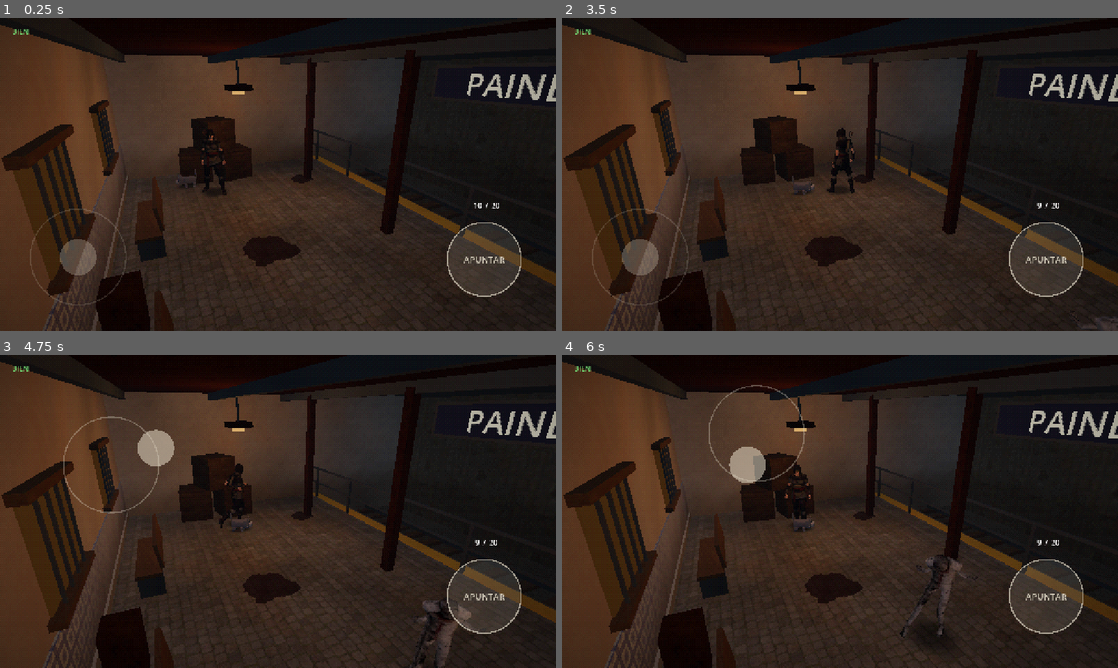
Above: before the commit, frames 1-4 (two rows, left to right).
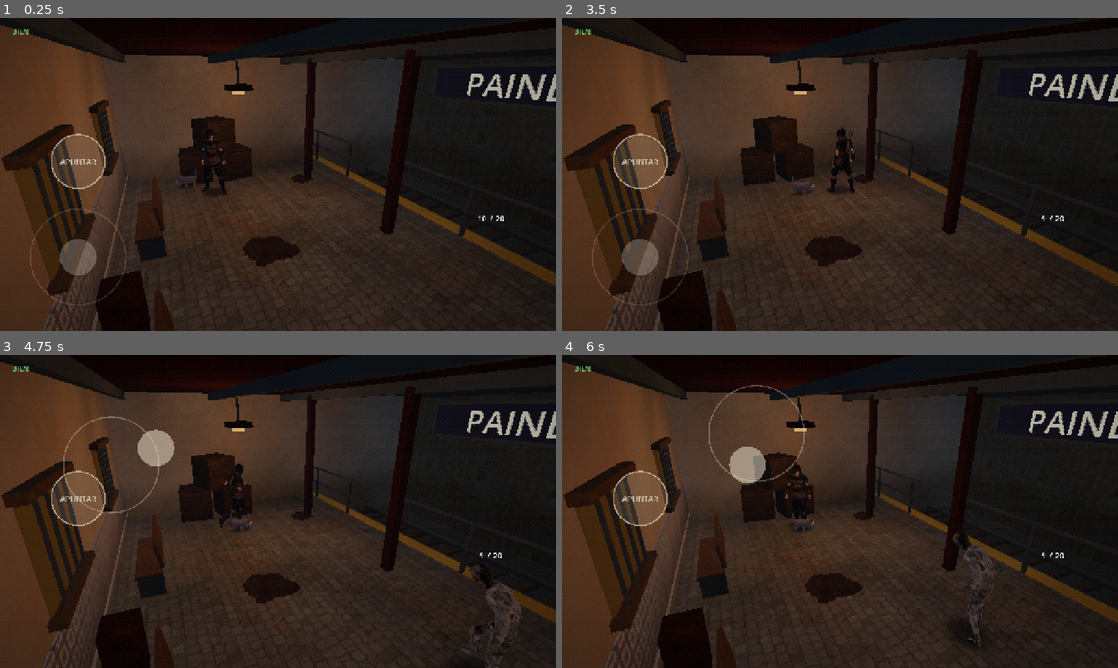
Above: after the commit, the same moments.

Repository: chrisalainibacache/Paine-quest
Game: Godot game, scene res://main.tscn
Same seed, same stepped clock (60 frames per second), same inputs: the game is played once before the commit and once after it.
Inputs (mouse positions are in pixels of both pictures, inside the frame that each line leads up to):
- Up to frame 1 (0.25 s): no input
- Up to frame 2 (3.5 s): tap Enter at 0.5 s; move the mouse to (962, 158) at 0.52 s; hold D (move_right) 0.53-1.25 s; hold K (aim) 0.53-1.25 s; click (962, 158) at 0.67 s; tap Space at 0.77 s; drag from (728, 190) to (812, 237) at 1.27 s; move the mouse to (895, 105) at 2.02 s; hold D (move_right) 2.03-2.75 s; tap Shift at 2.1 s; drag from (812, 237) to (673, 127) at 2.77 s
- Up to frame 3 (4.75 s): move the mouse to (444, 558) at 3.52 s; hold A (move_left) 3.53-4.25 s; tap J (fire) at 3.6 s; tap Space at 3.77 s; drag from (111, 464) to (194, 433) at 4.27 s
- Up to frame 4 (6 s): move the mouse to (867, 511) at 5.02 s; hold S (move_back) 5.03-5.75 s; hold K (aim) 5.03-5.75 s; click (867, 511) at 5.17 s; drag from (756, 433) to (728, 527) at 5.77 s

The runs differ from the first frame. In frame 1, 3.0% of the frame differs, in the area x 9-94%, y 36-90%; in frame 2, 3.1%; in frame 3, 3.3%; in frame 4, 4.0%, in the area x 9-94%, y 36-95%.

Commit message:
Infectado girado ya no camina de espaldas; APUNTAR sobre el stick
- El giro con que se coloca un infectado en la sala pasa a su modelo y el
  cuerpo queda sin rotar: antes el avance usaba el giro local del modelo
  como dirección global y el infectado tirado (girado 126°) avanzaba de
  espaldas. Prueba nueva que lo verifica.
- APUNTAR pasa a la izquierda, sobre el stick (pulgar izquierdo), y
  DISPARAR queda como botón pequeño abajo a la derecha (pulgar derecho).

Co-Authored-By: Claude Opus 5.5 <noreply@anthropic.com>
Claude-Session: https://claude.ai/code/session_01JEaRkRBEtcTbxdj5X3J2Qv

Diff:
--- a/actors/enemies/infected.gd
+++ b/actors/enemies/infected.gd
@@ -39,6 +39,11 @@
     health = data.health
     model = data.model_scene.instantiate() as Node3D
     model.name = "Model"
+    # El giro con que se colocó en la sala pasa al modelo: así el cuerpo queda
+    # sin rotar y "hacia adelante" del modelo coincide con el avance global
+    # (si no, un infectado girado en el editor camina de espaldas).
+    model.rotation.y = global_rotation.y
+    global_rotation = Vector3.ZERO
     add_child(model)
     Player._make_textures_crisp(model)
     _anim = AnimationPlayer.new()
--- a/tests/smoke_test.gd
+++ b/tests/smoke_test.gd
@@ -151,6 +151,22 @@
     await _frames(5)
     _check(liar.state == Infected.State.RISING, "el que se hace el muerto se levanta al acercarse")
     liar.free()
+
+    # Un infectado colocado girado en la sala camina de frente hacia Cony.
+    var turned: Infected = (load("res://actors/enemies/infected.tscn") as PackedScene).instantiate()
+    turned.rotation.y = 2.2
+    room.add_child(turned)
+    turned.global_position = player.global_position + Vector3(3.5, 0.0, 0.0)
+    await _frames(2)
+    turned._enter(Infected.State.CHASE)
+    var gap_before := turned.global_position.distance_to(player.global_position)
+    await _seconds(1.2)
+    var to_player := player.global_position - turned.global_position
+    to_player.y = 0.0
+    _check(turned.global_position.distance_to(player.global_position) < gap_before - 0.3,
+        "el infectado girado se acerca a Cony")
+    _check(turned._forward().dot(to_player.normalized()) > 0.9, "y la mira de frente (no camina de espaldas)")
+    turned.free()
 
     # Muerte de Cony y pantalla de reintentar.
     player.take_damage(1000, player.global_position + Vector3.RIGHT)
--- a/ui/hud/hud.tscn
+++ b/ui/hud/hud.tscn
@@ -27,22 +27,19 @@
 mouse_filter = 2
 
 [node name="AimButton" type="Control" parent="."]
-anchors_preset = 3
-anchor_left = 1.0
+anchors_preset = 2
 anchor_top = 1.0
-anchor_right = 1.0
 anchor_bottom = 1.0
-offset_left = -250.0
-offset_top = -250.0
-offset_right = -70.0
-offset_bottom = -70.0
-grow_horizontal = 0
+offset_left = 118.0
+offset_top = -452.0
+offset_right = 242.0
+offset_bottom = -328.0
 grow_vertical = 0
 mouse_filter = 2
 script = ExtResource("3_touch_button")
 action = &"aim"
 label = "APUNTAR"
-radius = 85.0
+radius = 62.0
 
 [node name="FireButton" type="Control" parent="."]
 anchors_preset = 3
@@ -50,17 +47,17 @@
 anchor_top = 1.0
 anchor_right = 1.0
 anchor_bottom = 1.0
-offset_left = -430.0
-offset_top = -330.0
-offset_right = -290.0
-offset_bottom = -190.0
+offset_left = -208.0
+offset_top = -208.0
+offset_right = -92.0
+offset_bottom = -92.0
 grow_horizontal = 0
 grow_vertical = 0
 mouse_filter = 2
 script = ExtResource("3_touch_button")
 action = &"fire"
 label = "DISPARAR"
-radius = 68.0
+radius = 58.0
 color = Color(1, 0.7, 0.55, 1)
 
 [node name="AmmoLabel" type="Label" parent="."]
@@ -70,9 +67,9 @@
 anchor_right = 1.0
 anchor_bottom = 1.0
 offset_left = -250.0
-offset_top = -300.0
-offset_right = -70.0
-offset_bottom = -260.0
+offset_top = -270.0
+offset_right = -50.0
+offset_bottom = -230.0
 grow_horizontal = 0
 grow_vertical = 0
 horizontal_alignment = 1
--- a/ui/hud/touch_button.gd
+++ b/ui/hud/touch_button.gd
@@ -53,7 +53,7 @@
     draw_circle(center, radius, Color(color, 0.32 if pressed else 0.14))
     draw_arc(center, radius, 0.0, TAU, 48, Color(color, 0.7), 3.0)
     var font := get_theme_default_font()
-    var font_size := 20
+    var font_size := int(clampf(radius * 0.3, 14.0, 22.0))
     var text_size := font.get_string_size(label, HORIZONTAL_ALIGNMENT_CENTER, -1, font_size)
     draw_string(font, center + Vector2(-text_size.x * 0.5, text_size.y * 0.3), label,
         HORIZONTAL_ALIGNMENT_CENTER, -1, font_size, Color(color, 0.9))
